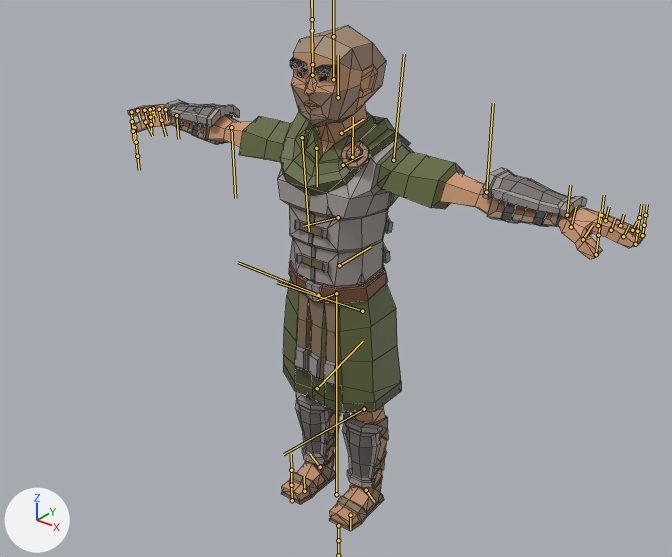
The FBX model Main/AncientEmpire/Character/Male/SK_Captain_Male_01.fbx, before and after one commit.
Camera for both pictures: a camera (50 mm lens) standing at (1.81, -2.27, 2.34) and looking at (-0.02, 0.02, 0.92). Every picture has the same lights, and +X, +Y and +Z are marked at lower left. The bones that bend it are drawn over the model as lines. Mesh edges are drawn as thin lines.

The first picture shows 'SM_Chr_Captain_Male_01'.
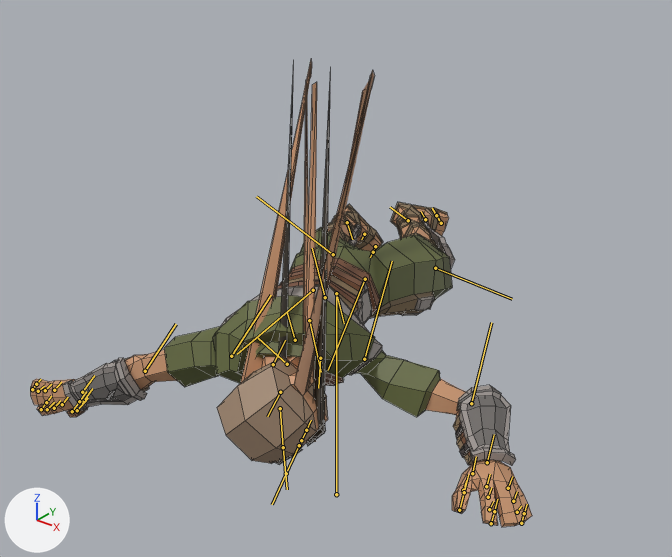
The newer file adds an action. The first version stands in its rest pose; the second is drawn at frame 81 of the action 'Armature|Armature|Take 001|BaseLayer'.

Boxes [x1, y1, x2, y2] around the edits, measured in the pictures (672 x 557 px):
'SM_Chr_Captain_Male_01', posed (8% shorter): before [128, 25, 645, 531]; after [31, 61, 532, 527]
bone 'Hips', root to tip: before (336, 293) to (317, 300); after (336, 293) to (344, 323)
bone 'Spine_01', root to tip: before (339, 265) to (371, 246); after (325, 297) to (312, 248)
bone 'Spine_02', root to tip: before (338, 217) to (303, 226); after (309, 320) to (321, 372)
bone 'Spine_03', root to tip: before (343, 165) to (362, 155); after (295, 340) to (287, 312)
bone 'Neck', root to tip: before (341, 133) to (364, 119); after (287, 364) to (258, 338)
bone 'Head', root to tip: before (338, 97) to (338, 55); after (280, 392) to (267, 416)
bone 'Eyes', root to tip: before (312, 75) to (312, 30); after (301, 440) to (306, 430)
bone 'Clavicle_L', root to tip: before (352, 157) to (353, 117); after (320, 358) to (318, 388)
bone 'Shoulder_L', root to tip: before (393, 160) to (404, 54); after (364, 359) to (392, 261)
bone 'Elbow_L', root to tip: before (486, 192) to (493, 103); after (471, 403) to (491, 322)
bone 'Clavicle_R', root to tip: before (316, 148) to (317, 186); after (273, 364) to (285, 340)
bone 'UpperLeg_R', root to tip: before (318, 295) to (238, 262); after (313, 290) to (237, 354)
bone 'UpperLeg_L', root to tip: before (362, 311) to (277, 282); after (365, 279) to (328, 370)
bone 'LowerLeg_L', root to tip: before (364, 409) to (283, 454); after (435, 268) to (512, 299)

What the commit changed:
Bone 'Hips' (bone_hips) moves from (0.0, 0.0, 0.0) to (-78.8, -11.9, 0.0).
Bone 'Hips' (bone_hips) turns from (0, 0, 0) to (27, -15, 81) degrees about its own x, y and z.
Bone 'Spine_01' (bone_spine_01) turns from (0, 0, 0) to (-6, 2, -5) degrees about its own x, y and z.
Bone 'Spine_02' (bone_spine_02) turns from (0, 0, 0) to (-1, -4, 6) degrees about its own x, y and z.
Bone 'Spine_03' (bone_spine_03) turns from (0, 0, 0) to (-3, -1, -5) degrees about its own x, y and z.
Bone 'Neck' (bone_neck) turns from (0, 0, 0) to (31, 4, 4) degrees about its own x, y and z.
Bone 'Head' (bone_head) turns from (0, 0, 0) to (-4, 3, -3) degrees about its own x, y and z.
Bone 'Eyes' (bone_eyes) turns from (0, 0, 0) to (0, 0, -180) degrees about its own x, y and z.
Bone 'Eyes' (bone_eyes) is rescaled from (1.0, 1.0, 1.0) to (-1.0, 0.41, 1.0).
Bone 'Clavicle_L' (bone_clavicle_l) moves from (0.0, 0.0, 0.0) to (1.2, -0.7, -0.3).
Bone 'Clavicle_L' (bone_clavicle_l) turns from (0, 0, 0) to (12, -38, -11) degrees about its own x, y and z.
Bone 'Shoulder_L' (bone_shoulder_l) turns from (0, 0, 0) to (-91, 17, 27) degrees about its own x, y and z.
Bone 'Elbow_L' (bone_elbow_l) turns from (0, 0, 0) to (0, -62, 0) degrees about its own x, y and z.
Bone 'Clavicle_R' (bone_clavicle_r) moves from (0.0, 0.0, 0.0) to (0.8, 0.1, 0.1).
Bone 'Clavicle_R' (bone_clavicle_r) turns from (0, 0, 0) to (2, -13, -2) degrees about its own x, y and z.
Bone 'UpperLeg_R' (bone_upperleg_r) moves from (0.0, 0.0, 0.0) to (-0.2, 0.4, 0.1).
Bone 'UpperLeg_R' (bone_upperleg_r) turns from (0, 0, 0) to (-25, -7, 6) degrees about its own x, y and z.
Bone 'UpperLeg_L' (bone_upperleg_l) turns from (0, 0, 0) to (52, 13, 20) degrees about its own x, y and z.
Bone 'LowerLeg_L' (bone_lowerleg_l) turns from (0, 0, 0) to (-4, -7, 58) degrees about its own x, y and z.
